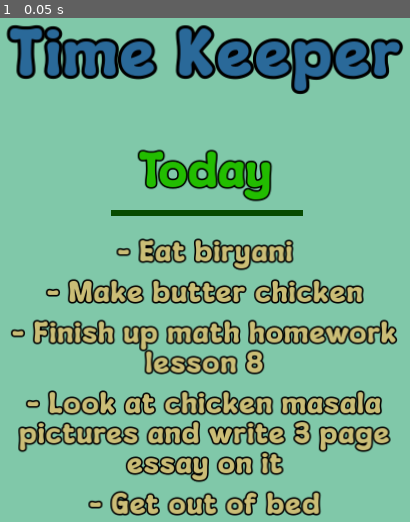
Above: before the commit, frame 1.
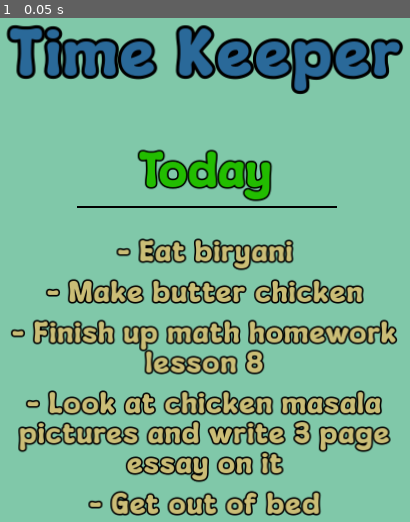
Above: after the commit, the same moment.

Repository: zcodr/TimeKeeper
Game: Godot game, scene res://Scenes/Main.tscn
The game is run twice, just before and just after one commit, with the same random seed, the same clock (stepped at 60 frames per second) and the same inputs.
Inputs:
- Up to frame 1 (0.05 s): no input

The runs differ from the first frame. In frame 1, 0.8% of the frame differs, in the area x 18-83%, y 37-40%.

Commit message:
ddfsdf

Diff:
--- a/Scenes/Main.tscn
+++ b/Scenes/Main.tscn
@@ -11,8 +11,7 @@
 spacing_glyph = 2
 
 [sub_resource type="StyleBoxLine" id="StyleBoxLine_jbd1s"]
-color = Color(0.0277281, 0.293174, 7.91257e-08, 1)
-thickness = 10
+thickness = 3
 
 [node name="Main" type="Node2D"]
 
@@ -88,10 +87,10 @@
 anchor_top = 0.5
 anchor_right = 0.5
 anchor_bottom = 0.5
-offset_left = -150.5
-offset_top = 43.0
-offset_right = 155.5
-offset_bottom = 75.0
+offset_left = -204.5
+offset_top = 35.0
+offset_right = 210.5
+offset_bottom = 67.0
 grow_horizontal = 2
 grow_vertical = 2
 theme_override_styles/separator = SubResource("StyleBoxLine_jbd1s")
